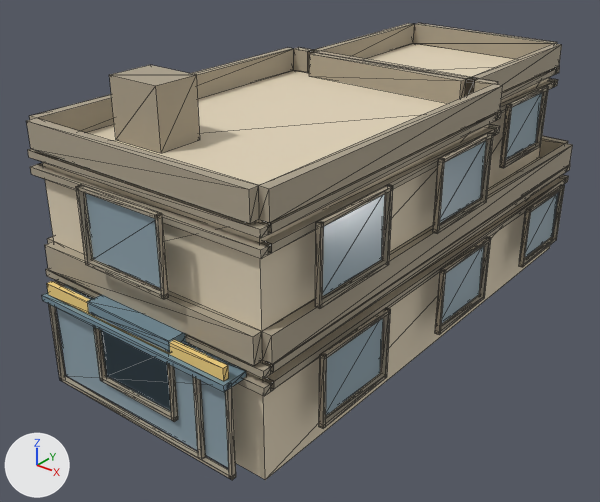
What one commit did to the glTF model public/buildings/commercial_1x2_court.glb.
The view is the same before and after, from a 50 mm camera at (15.64, -10.26, 12.01) aimed at (2.81, 5.78, 2.06). Every picture has the same lights, and +X, +Y and +Z are marked at lower left. The first picture is the older version. Mesh edges are drawn as thin lines. Vertices at exactly the same position are counted once.

In view in the first picture: 'commercial_1x2_court_0'.
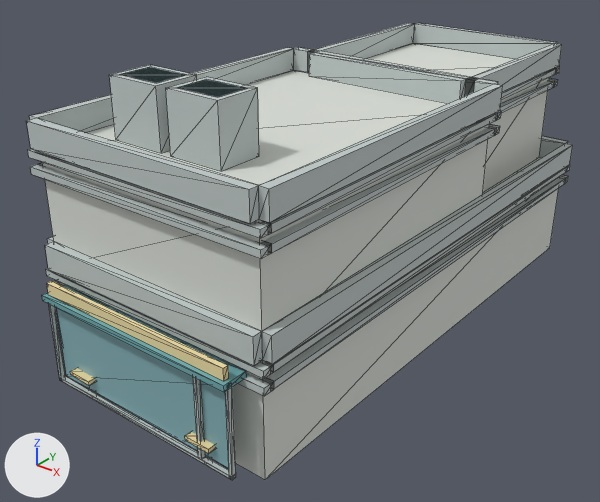
The change, as a diff of the scene's bpy script:
```diff
--- a/public/buildings/commercial_1x2_court.glb.py
+++ b/public/buildings/commercial_1x2_court.glb.py
@@ mat_commercial_1x2_court_wall @@
 mat_commercial_1x2_court_wall = principled_material('commercial_1x2_court_wall')
-mat_commercial_1x2_court_wall.base_color = (0.76, 0.66, 0.49)  # beige #e2d4ba
+mat_commercial_1x2_court_wall.base_color = (0.7, 0.73, 0.68)  # light grey #daded7
 mat_commercial_1x2_court_wall.roughness = 0.85
@@ mat_commercial_1x2_court_trim @@
 mat_commercial_1x2_court_trim = principled_material('commercial_1x2_court_trim')
-mat_commercial_1x2_court_trim.base_color = (0.418, 0.363, 0.27)  # beige #ada28e
+mat_commercial_1x2_court_trim.base_color = (0.53, 0.59, 0.58)  # light grey #c0cac8
 mat_commercial_1x2_court_trim.roughness = 0.85
@@ mat_commercial_1x2_court_sign @@
 mat_commercial_1x2_court_sign = principled_material('commercial_1x2_court_sign')
-mat_commercial_1x2_court_sign.base_color = (0.92, 0.66, 0.22)  # yellow #f6d481
+mat_commercial_1x2_court_sign.base_color = (0.87, 0.72, 0.38)  # beige #f0dda6
 mat_commercial_1x2_court_sign.roughness = 0.85
@@ mat_commercial_1x2_court_awning @@
 mat_commercial_1x2_court_awning = principled_material('commercial_1x2_court_awning')
-mat_commercial_1x2_court_awning.base_color = (0.18, 0.28, 0.34)  # greyish blue #76909e
+mat_commercial_1x2_court_awning.base_color = (0.16, 0.4, 0.43)  # cyan #6faaaf
 mat_commercial_1x2_court_awning.roughness = 0.85
@@ me_commercial_1x2_court_0 @@
 # used by ob_commercial_1x2_court_0; location = (0.0, 0.0, 0.0)
 # verts and faces of me_commercial_1x2_court_0; kept vertices keep their numbers, new ones are numbered from 1074
-me_commercial_1x2_court_0.from_pydata(...)  # 1074 vertices, 1668 faces; spans x -0.6..7.1, y -0.8..15.1, z 0.0..7.5
+me_commercial_1x2_court_0.from_pydata(...)  # 394 vertices, 640 faces; spans x -0.2..6.8, y -0.8..14.8, z 0.0..7.5
+# me_commercial_1x2_court_0 part 1: a new loose piece, a box spanning x 2.8..4.3, y 1.3..2.5, z 6.0..7.5, in mat_commercial_1x2_court_trim (light grey #c0cac8)
+# me_commercial_1x2_court_0 part 2: a new loose piece, a box spanning x 0.95..1.65, y -0.68..-0.1, z 0.65..0.76, in mat_commercial_1x2_court_sign (beige #f0dda6)
+# me_commercial_1x2_court_0 part 3: a new loose piece, a box spanning x 4.85..5.55, y -0.68..-0.1, z 0.65..0.76, in mat_commercial_1x2_court_sign (beige #f0dda6)
+# me_commercial_1x2_court_0 part 4: 91 loose pieces with 728 vertices, spanning x -0.6..7.1, y -0.6..15.1, z 0.9..5.7, are deleted
+# me_commercial_1x2_court_0 part 5
+verts[1074] = (1.1, 1.5, 7.5)  # pixel (119, 74)
+verts[1075] = (1.1, 2.4, 7.5)  # pixel (149, 66)
+verts[1076] = (2.9, 1.5, 7.5)  # pixel (175, 87)
+verts[1077] = (2.9, 2.4, 7.5)  # pixel (206, 79)
+for new, old in zip([*range(1078, 1082)], [*range(1074, 1078)]): verts[new] = verts[old] + (1.2, 0.0, 0.0)
+faces += [(1074, 1075, 1079), (1074, 1079, 1078), (1076, 1077, 1081), (1076, 1081, 1080)]  # mat_commercial_1x2_court_glass (cyan #86b3ba)
+# other edits to the shape of me_commercial_1x2_court_0 do not show in these pictures
 me_commercial_1x2_court_0.materials.append(mat_commercial_1x2_court_wall)
```

Boxes (x1, y1, x2, y2) around the edits, measured in the pictures (600 x 502 px):
'commercial_1x2_court_0', recoloured, reshaped (beige to light grey): (27, 23, 573, 480) in both
part 1 of me_commercial_1x2_court_0, added: after (166, 77, 259, 171)
part 2 of me_commercial_1x2_court_0, added: after (70, 368, 95, 385)
part 3 of me_commercial_1x2_court_0, added: after (185, 432, 215, 453)
part 4 of me_commercial_1x2_court_0, deleted: before (76, 86, 565, 428)
part 5 of me_commercial_1x2_court_0, added: after (119, 67, 246, 97)
